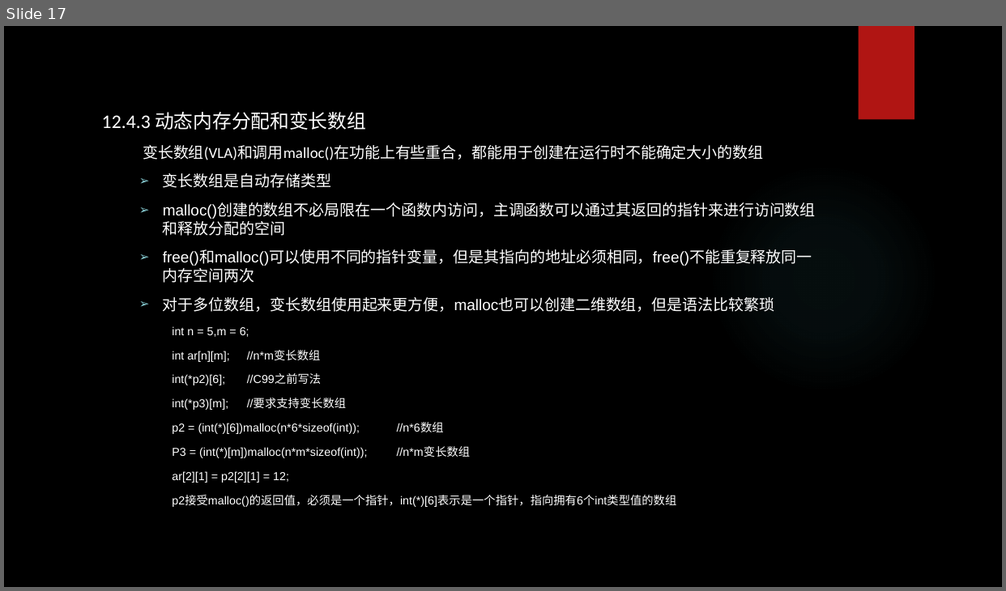
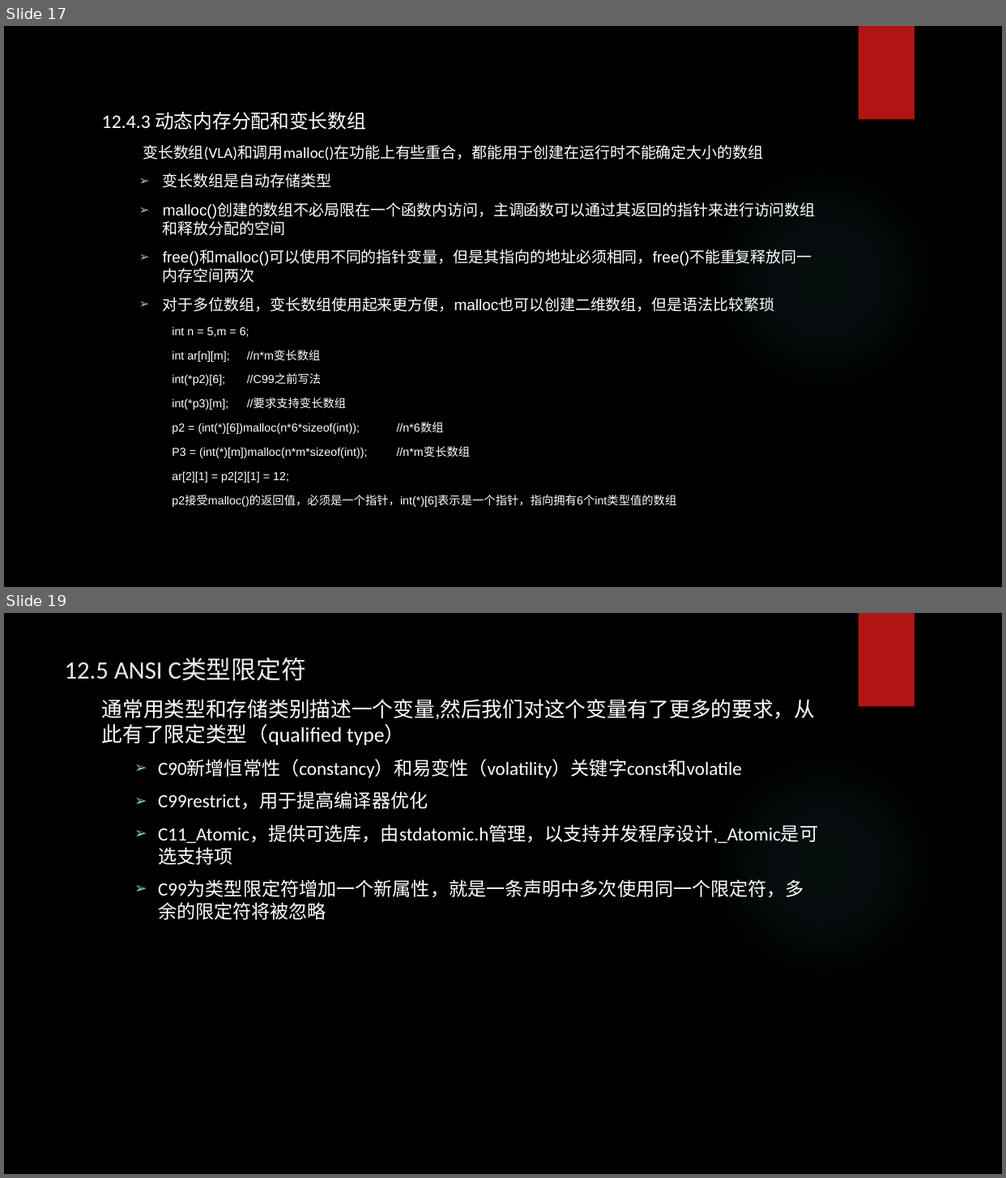
Before and after one commit to tsyin/c_ppt-code, a slide deck: 12存储类别、链接和内存管理.pptx. Shown one above the other, each under a label of ours: slide 17 before the commit, slides 17 and 19 after it; the slides between them are not shown. The pictures are 1006x591 and 1006x1178 pixels, drawn with LibreOffice and Linux fonts; fonts in the diff are those of the drawing; background and template pictures are left out. Boxes give left, top, right and bottom in pixels: in the first picture for what was removed or moved away, otherwise in the second. Text is boxed around its words. In the diff, an @@ line names an element or a change of style, - is before the commit and + after.

```diff
--- a/12存储类别、链接和内存管理.pptx
+++ b/12存储类别、链接和内存管理.pptx
@@ slide 19 added at <box>4,613,1002,1174</box>, background picture (left out); not listed: 2 template elements that a slide beside it also shows @@
@@ title added at <box>65,658,306,681</box>, 24 pt, text #EBEBEB @@
+12.5 ANSI C类型限定符
@@ text added at <box>102,699,818,920</box>, 18 pt, text #FFFFFF @@
+通常用类型和存储类别描述一个变量,然后我们对这个变量有了更多的要求，从此有了限定类型（qualified type）
+  ➢ C90新增恒常性（constancy）和易变性（volatility）关键字const和volatile
+  ➢ C99restrict，用于提高编译器优化
+  ➢ C11_Atomic，提供可选库，由stdatomic.h管理，以支持并发程序设计,_Atomic是可选支持项
+  ➢ C99为类型限定符增加一个新属性，就是一条声明中多次使用同一个限定符，多余的限定符将被忽略
```
Also in this commit, not shown: 1 slide changed, 4 other slides added.
